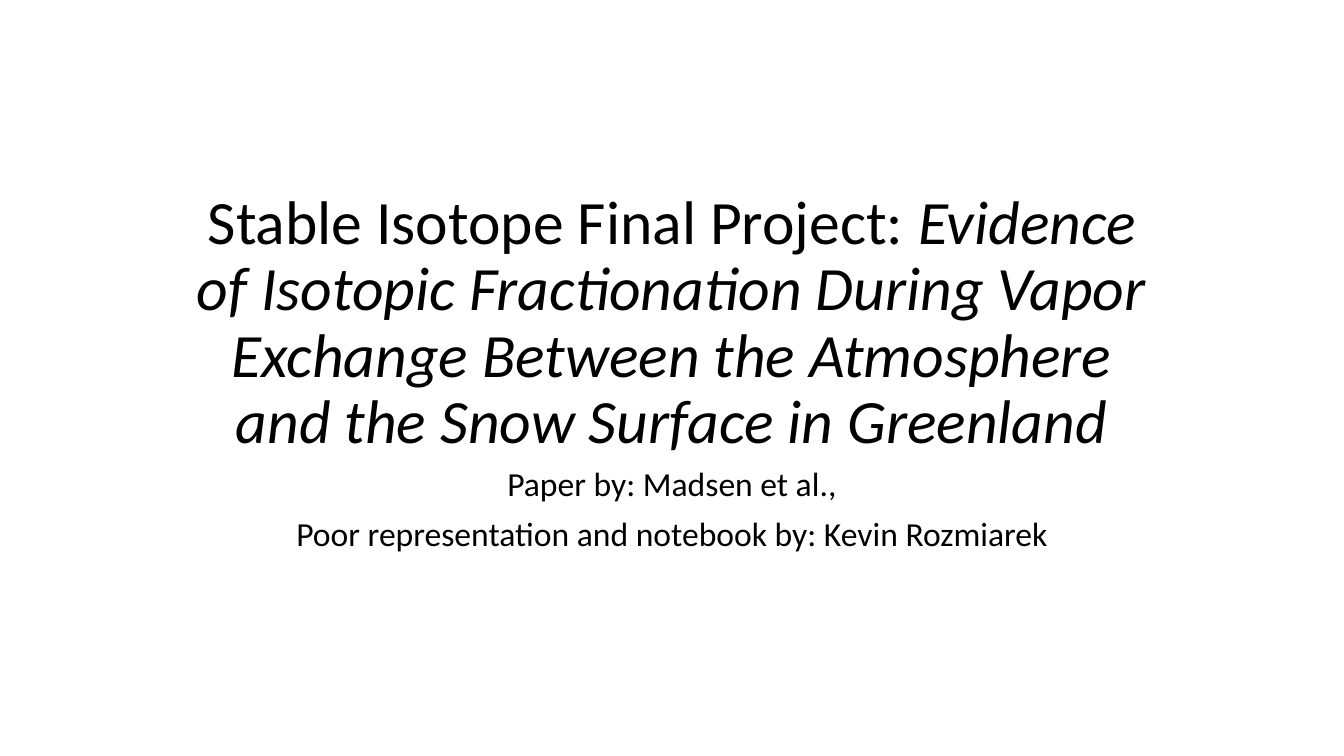
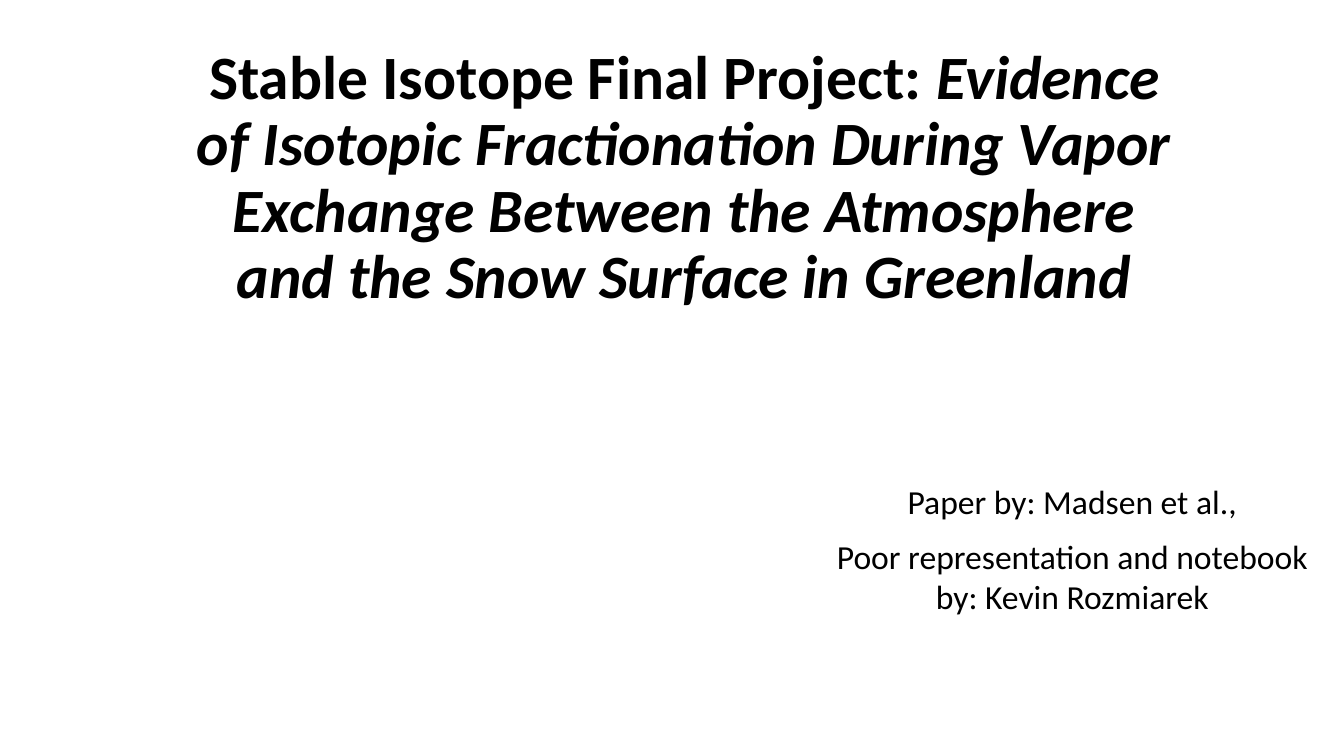
Before and after one commit to KevRozmiarek/2020_stable_isotope_project_Kevin_Rozmiarek, a slide deck: slide 1 of Paper_presentation_KSR.pptx. Drawn at 1344x756 pixels with LibreOffice and Linux fonts; fonts in the diff are those of the drawing; background and template pictures are left out. Boxes give left, top, right and bottom in pixels: in the first picture for what was removed or moved away, otherwise in the second. Text is boxed around its words. In the diff, an @@ line names an element or a change of style, - is before the commit and + after.

```diff
--- a/Paper_presentation_KSR.pptx
+++ b/Paper_presentation_KSR.pptx
@@ title "Stable Isotope Final Project: Evidence ...": place and size @@
-title "Stable Isotope Final Project: Evidence ..." at box(197, 201, 1146, 451)
+title "Stable Isotope Final Project: Evidence ..." at box(197, 55, 1170, 305)
@@ title "Stable Isotope Final Project: Evidence ..." at box(197, 55, 1170, 305): bold on @@
@@ subtitle "Paper by: Madsen et al.,": place and size @@
-subtitle "Paper by: Madsen et al.," at box(296, 472, 1048, 552)
+subtitle "Paper by: Madsen et al.," at box(837, 490, 1307, 615)
@@ subtitle "Paper by: Madsen et al.," at box(837, 490, 1307, 615): line spacing 0.9 to 1 @@
```
Also in this commit, not shown: 6 other slides changed, 1 slide added, 1 slide removed.
